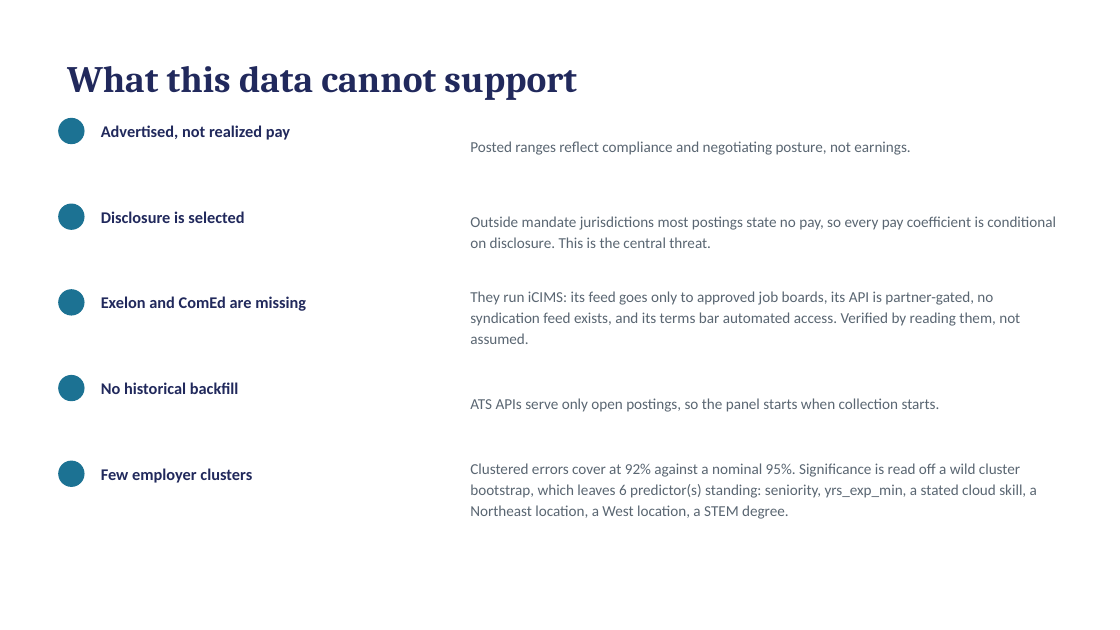
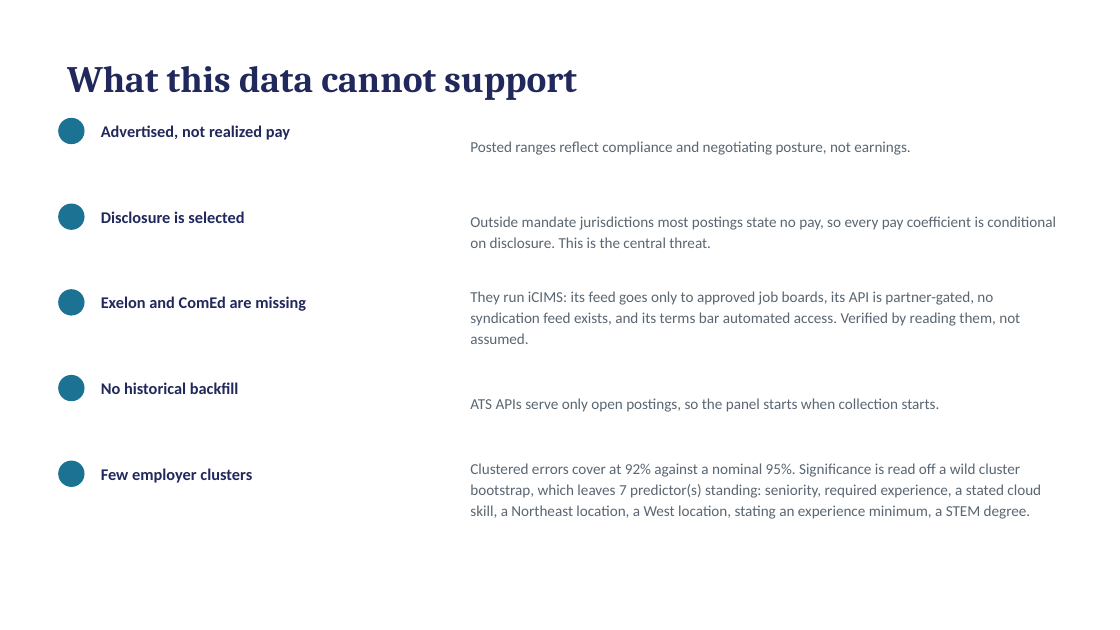
Before and after one commit to hendeal-cyber/Modern-Labor-Market-Data-Submission, a slide deck: slide 7 of paper/presentation.pptx. Drawn at 1120x630 pixels with LibreOffice and Linux fonts; fonts in the diff are those of the drawing. Boxes give left, top, right and bottom in pixels: in the first picture for what was removed or moved away, otherwise in the second. Text is boxed around its words. In the diff, an @@ line names an element or a change of style, - is before the commit and + after.

```diff
--- a/paper/presentation.pptx
+++ b/paper/presentation.pptx
@@ text at <box>470,463,1041,519</box>: text changed @@
-Clustered errors cover at 92% against a nominal 95%. Significance is read off a wild cluster bootstrap, which leaves 6 predictor(s) standing: seniority, yrs_exp_min, a stated cloud skill, a Northeast location, a West location, a STEM degree.
+Clustered errors cover at 92% against a nominal 95%. Significance is read off a wild cluster bootstrap, which leaves 7 predictor(s) standing: seniority, required experience, a stated cloud skill, a Northeast location, a West location, stating an experience minimum, a STEM degree.
```
Also in this commit, not shown: 3 other slides changed, 20 other files.
